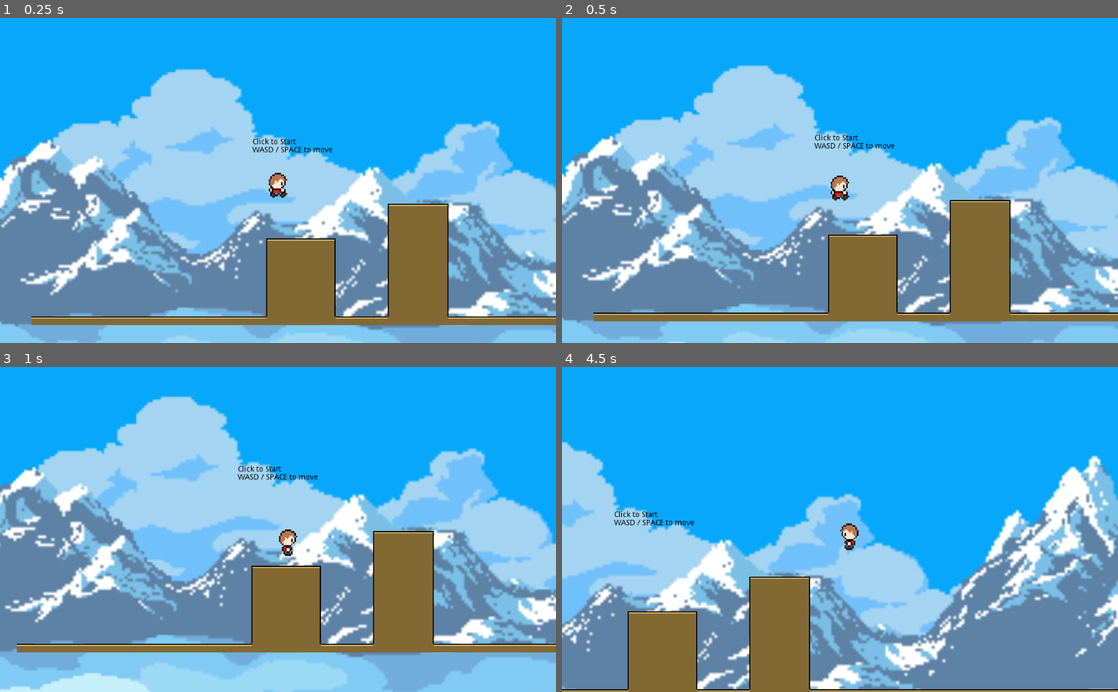
Above: before the commit, frames 1-4 (two rows, left to right).
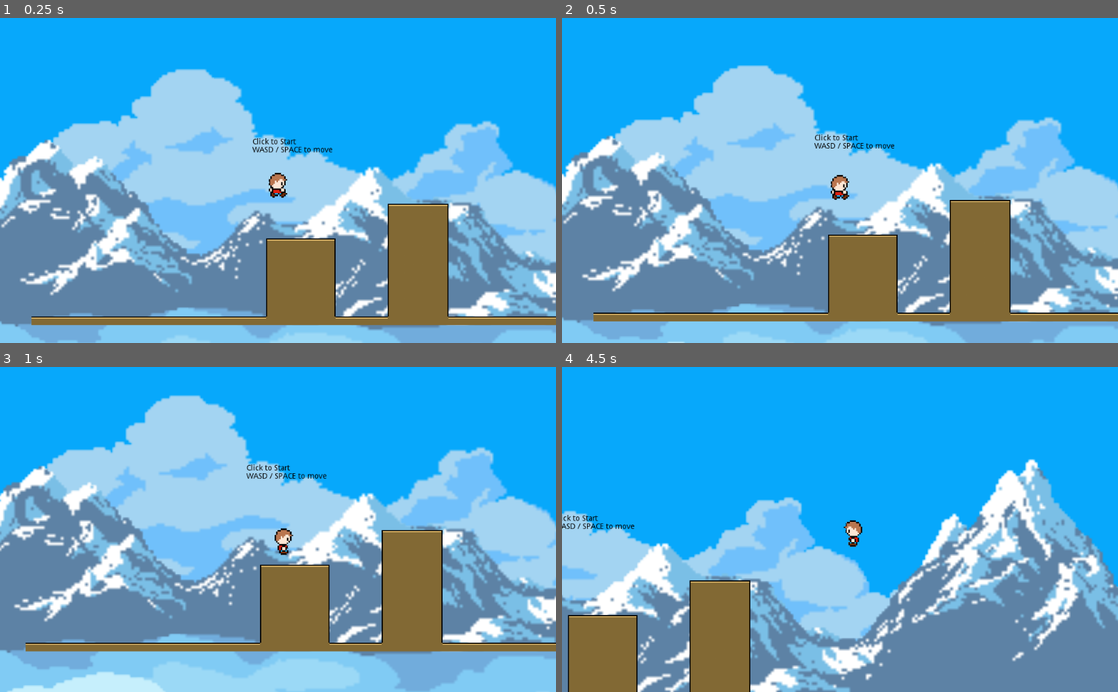
Above: after the commit, the same moments.

Repository: rexjallen/testWebGame
Game: Godot game, scene res://Assets/City.tscn
Two runs of this game, one before a commit and one after it. Both use one fixed random seed, a clock stepped at 60 frames per second and the inputs below.
Inputs:
- Up to frame 1 (0.25 s): no input
- Up to frame 2 (0.5 s): no input
- Up to frame 3 (1 s): tap Enter at 0.5 s; hold D (ui_right) from 0.53 s (still down); tap Space (jump) at 0.6, 0.77 s
- Up to frame 4 (4.5 s): tap Space (jump) at 1.07, 1.35, 1.52, 1.82, 2.1, 2.85, 3.02, 3.32, 3.6, 3.77, 4.07, 4.35 s; tap Enter every 0.75 s from 1.25 to 4.25 s; release D (ui_right) at 1.28 s; hold A (ui_left) 1.28-2.03 s; hold D (ui_right) 2.03-3.53 s; hold A (ui_left) from 3.53 s (still down)

Frame 1 is identical in both runs. In frame 2, less than 0.1% of the frame differs, in the area x 48-52%, y 48-57%; in frame 3, 21%; in frame 4, 44%, in the area x 0-100%, y 23-100%.

Commit message:
fixed movment (a little). Added gitignore file

Diff:
--- a/Char.gd
+++ b/Char.gd
@@ -5,12 +5,12 @@
 # var a = 2
 # var b = "text"
 export var jumpStrength = 125
-export var maxSpeed = 100
-export var acceleration = .1
-export var deceleration = 2000
+export var maxSpeed = 500
+export var acceleration = 200
+export var deceleration = 100
 
 var movement_norm = Vector2()
-var movement = Vector2()
+var velocity = Vector2()
 var jumping = false
 
 
@@ -27,13 +27,16 @@
 
 # Called every frame. 'delta' is the elapsed time since the previous frame.
 func _process(delta):
+	pass
+
+func _physics_process(delta):
 	var movement_input = 0 #hodler for left and right input
 
 	#handle jumping
 	if(Input.is_action_just_pressed("jump")) and (self.test_move(self.transform,Vector2(0,1))):
-		movement.y=-jumpStrength #initial speed, no ramp up (yet)
+		velocity.y = -jumpStrength #initial speed, no ramp up (yet)
 	elif not (self.test_move(self.transform,Vector2(0,1))):
-		movement.y=movement.y+gravity_magnitude*delta
+		velocity.y = velocity.y + gravity_magnitude*delta
 
 	#move left/right
 	if Input.is_action_pressed("ui_left"):
@@ -46,20 +49,18 @@
 		movement_input = 0
 
 	if(movement_input):
-		movement.x += movement_input*acceleration*delta
 		$AnimatedSprite.play("walk")
-		if(abs(movement.x) > maxSpeed):
-			print("moving")
-		else:
-			print("at max speed ",abs(movement.x)," ",maxSpeed)
-			movement.x = maxSpeed*movement_input
-	elif abs(movement.x) > deceleration*delta:
-		movement.x -= movement.normalized().x*deceleration*delta
-		print("stopping")
+		if(abs(velocity.x) < maxSpeed):
+			velocity.x += movement_input*acceleration*delta
+			if(abs(velocity.x) >= maxSpeed):
+				velocity.x = maxSpeed*movement_input
+	elif abs(velocity.x) > deceleration*delta:
+		velocity.x -= sign(velocity.x)*deceleration*delta
+#		print("stopping")
 	else:
 		$AnimatedSprite.stop()
-		movement.x = 0
-		print("stopped")
+		velocity.x = 0
+#		print("stopped")
 
 	#get left/right input
 #	if Input.is_action_pressed(("ui_left")):
@@ -85,4 +86,4 @@
 #			movement.x = 0
 #			$AnimatedSprite.stop()
 
-	self.move_and_slide(movement)
+	self.move_and_slide(velocity)
Not shown, added: .gitignore
